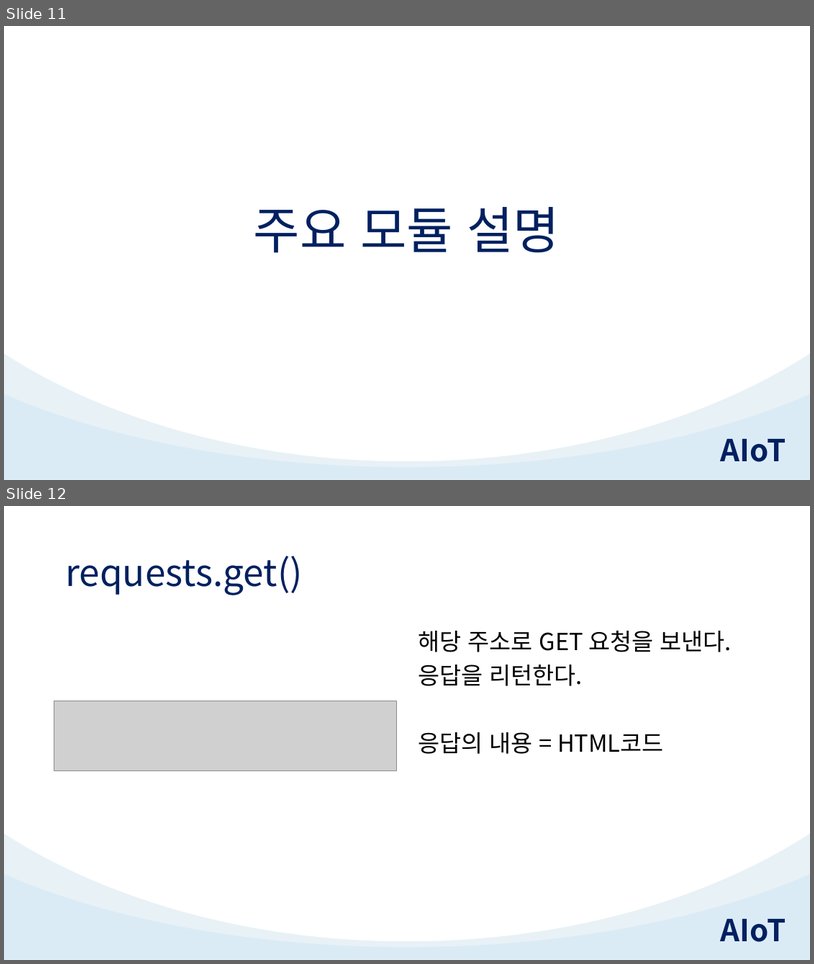
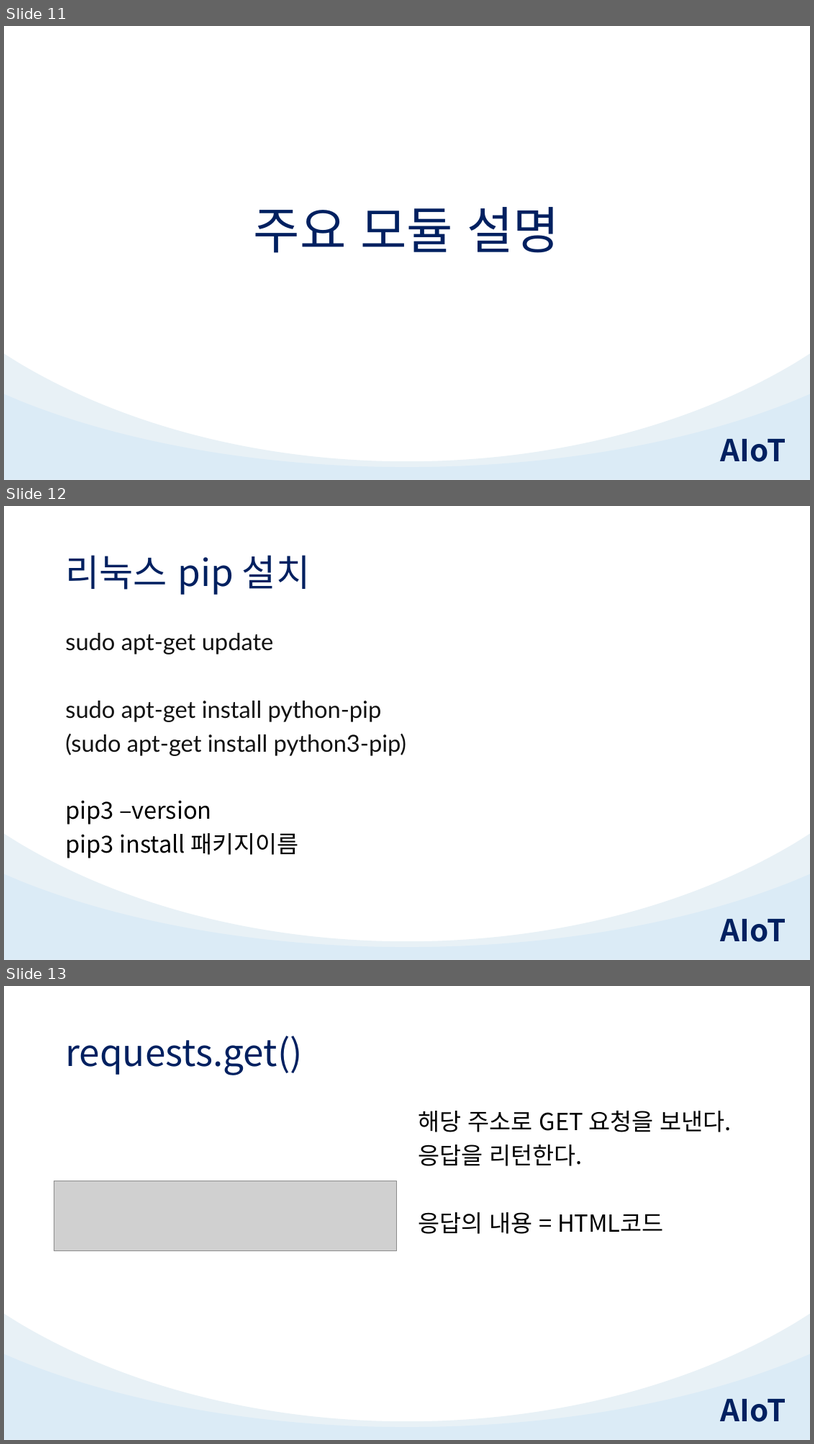
Before and after one commit to TeamAIoT/IoT, a slide deck: iot_4강_crawling.pptx. Shown one above the other, each under a label of ours: slides 11 and 12 before the commit, slides 11, 12 and 13 after it. The pictures are 814x964 and 814x1444 pixels, drawn with LibreOffice and Linux fonts; fonts in the diff are those of the drawing; grey boxes stand for pictures. Boxes give left, top, right and bottom in pixels: in the first picture for what was removed or moved away, otherwise in the second. Text is boxed around its words. In the diff, an @@ line names an element or a change of style, - is before the commit and + after.

Commit message:
Add Lecture_4 pptx modified
Add Lecture_4 pptx modified

```diff
--- a/iot_4강_crawling.pptx
+++ b/iot_4강_crawling.pptx
@@ slide 12 added at (4, 506, 810, 960), background #FFFFFF; not listed: 3 template elements that a slide beside it also shows @@
@@ title added at (65, 555, 310, 595), 44 pt, text #002060 @@
+리눅스 pip 설치
@@ text added at (65, 633, 407, 858), 28 pt, text #111111 @@
+sudo apt-get update
+sudo apt-get install python-pip
+(sudo apt-get install python3-pip)
+pip3 –version
+pip3 install 패키지이름
@@ what was slide 12 is now slide 13 @@
```
